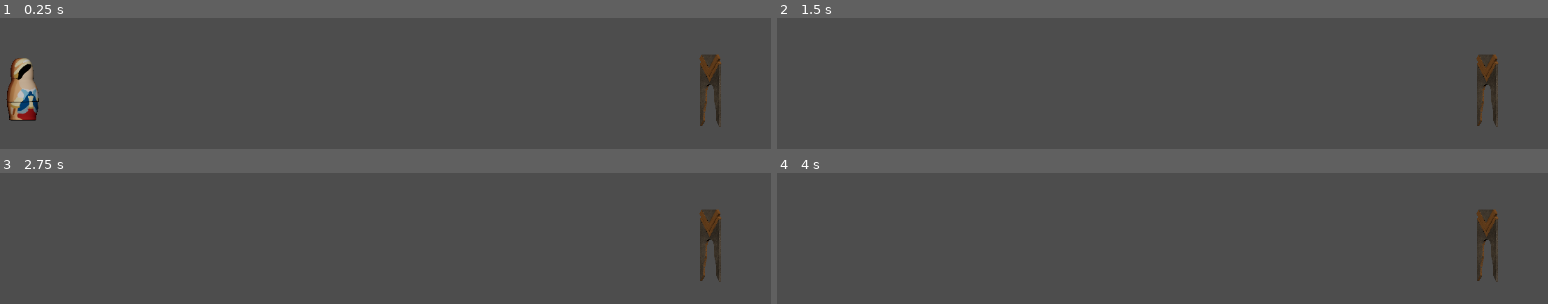
Above: before the commit, frames 1-4 (two rows, left to right).
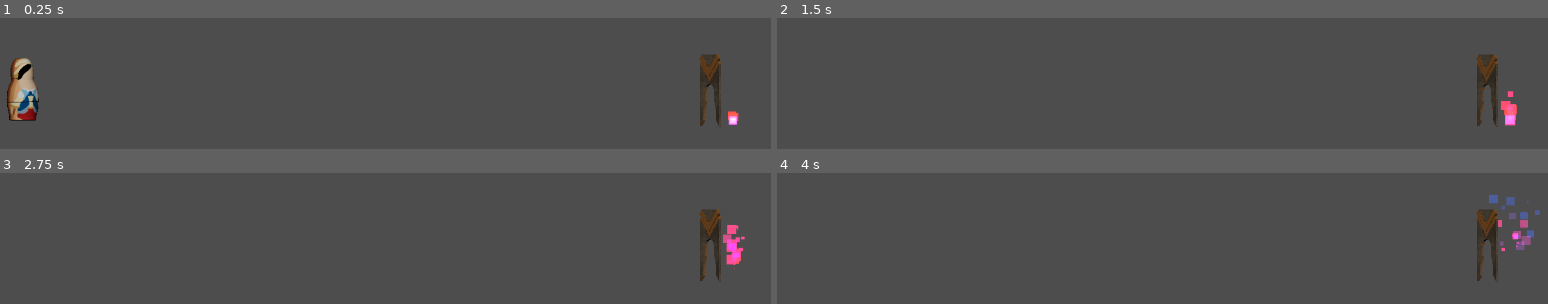
Above: after the commit, the same moments.

Repository: SethHDavis99/GMTK2024
Game: Godot game, scene res://levels/Level1.tscn
Same seed, same stepped clock (60 frames per second), same inputs: the game is played once before the commit and once after it.
Inputs (mouse positions are in pixels of both pictures, inside the frame that each line leads up to):
- Up to frame 1 (0.25 s): no input
- Up to frame 2 (1.5 s): move the mouse to (outside the picture) at 0.52 s; press the mouse at (outside the picture) at 0.53 s; hold D (move_right) from 0.53 s (still down); tap W (jump) at 0.77 s; move the mouse to (outside the picture) at 1.27 s; release the mouse at (outside the picture) at 1.28 s; tap Space (pop) at 1.35 s
- Up to frame 3 (2.75 s): tap W (jump) at 1.52 s; move the mouse to (outside the picture) at 2.02 s; release D (move_right) at 2.03 s; press the mouse at (outside the picture) at 2.03 s; hold A (move_left) from 2.03 s (still down)
- Up to frame 4 (4 s): move the mouse to (outside the picture) at 2.77 s; release A (move_left) at 2.78 s; release the mouse at (outside the picture) at 2.78 s; hold D (move_right) from 2.78 s (still down); tap Space (pop) at 2.85 s; tap W (jump) at 3.02, 3.77 s; move the mouse to (outside the picture) at 3.52 s; press the mouse at (outside the picture) at 3.53 s

The runs differ from the first frame. In frame 1, 0.1% of the frame differs, in the area x 94-96%, y 70-82%; in frame 2, 0.3%; in frame 3, 0.5%; in frame 4, 0.7%, in the area x 92-99%, y 16-60%.

Commit message:
Update exit_door.tscn

Diff:
--- a/objects/exit_door.tscn
+++ b/objects/exit_door.tscn
@@ -1,7 +1,62 @@
-[gd_scene load_steps=5 format=3 uid="uid://bln200fogmp7n"]
+[gd_scene load_steps=15 format=3 uid="uid://bln200fogmp7n"]
 
 [ext_resource type="Script" path="res://scripts/exit_door.gd" id="1_ywdgb"]
 [ext_resource type="Texture2D" uid="uid://5dly13jp542v" path="res://Art/Assets.png" id="2_o3exk"]
+
+[sub_resource type="CanvasItemMaterial" id="CanvasItemMaterial_krqt2"]
+blend_mode = 1
+particles_animation = true
+particles_anim_h_frames = 1
+particles_anim_v_frames = 1
+particles_anim_loop = false
+
+[sub_resource type="Gradient" id="Gradient_8l5sr"]
+interpolation_mode = 2
+offsets = PackedFloat32Array(0, 0.176539, 0.59698, 0.845528)
+colors = PackedColorArray(0.184799, 0.435213, 0.675856, 1, 0.763082, 0.345093, 5.77569e-07, 1, 0.904875, 0, 0.176557, 1, 0, 0.478823, 0.165989, 1)
+
+[sub_resource type="GradientTexture1D" id="GradientTexture1D_mcktq"]
+gradient = SubResource("Gradient_8l5sr")
+
+[sub_resource type="Curve" id="Curve_ong13"]
+_data = [Vector2(0, 0.938624), 0.0, 0.0, 0, 0, Vector2(0.0166482, 1), 0.0, 0.0, 0, 0, Vector2(0.291898, 0.00472128), 0.0, 0.0, 0, 0, Vector2(0.502775, 0.804262), 0.0, 0.0, 0, 0, Vector2(0.780244, 0.210412), 0.0, 0.0, 0, 0, Vector2(1, 1), 0.0, 0.0, 0, 0]
+point_count = 6
+
+[sub_resource type="CurveTexture" id="CurveTexture_krm6t"]
+curve = SubResource("Curve_ong13")
+
+[sub_resource type="Curve" id="Curve_vea5o"]
+min_value = -200.0
+max_value = 200.0
+_data = [Vector2(0.0110988, 110.425), 0.0, 0.0, 0, 0, Vector2(1, 5.58888), 0.0, 0.0, 0, 0]
+point_count = 2
+
+[sub_resource type="CurveTexture" id="CurveTexture_2502w"]
+curve = SubResource("Curve_vea5o")
+
+[sub_resource type="Curve" id="Curve_imqtd"]
+_data = [Vector2(0, 0.618477), 0.0, 0.0, 0, 0, Vector2(0.981132, 0.557101), 0.0, 0.0, 0, 0]
+point_count = 2
+
+[sub_resource type="CurveTexture" id="CurveTexture_bpir6"]
+curve = SubResource("Curve_imqtd")
+
+[sub_resource type="ParticleProcessMaterial" id="ParticleProcessMaterial_ytaoo"]
+particle_flag_disable_z = true
+gravity = Vector3(0, -100, 0)
+linear_accel_min = -10.45
+linear_accel_max = 9.62
+radial_accel_min = 0.509998
+radial_accel_max = 2.3
+radial_accel_curve = SubResource("CurveTexture_2502w")
+tangential_accel_min = -50.16
+tangential_accel_max = 64.99
+scale_min = 0.0
+scale_max = 23.77
+scale_curve = SubResource("CurveTexture_bpir6")
+color = Color(0.847355, 0.0750317, 1, 1)
+color_ramp = SubResource("GradientTexture1D_mcktq")
+emission_curve = SubResource("CurveTexture_krm6t")
 
 [sub_resource type="RectangleShape2D" id="RectangleShape2D_mtghr"]
 size = Vector2(34, 184)
@@ -12,6 +67,16 @@
 [node name="ExitDoor" type="Area2D"]
 process_mode = 3
 script = ExtResource("1_ywdgb")
+
+[node name="FinishLevel_Confetti" type="Node2D" parent="."]
+
+[node name="GPUParticles2D" type="GPUParticles2D" parent="FinishLevel_Confetti"]
+material = SubResource("CanvasItemMaterial_krqt2")
+position = Vector2(100, 0)
+amount = 25
+process_material = SubResource("ParticleProcessMaterial_ytaoo")
+explosiveness = 0.59
+randomness = 0.75
 
 [node name="Sprite2D" type="Sprite2D" parent="."]
 z_index = -999
